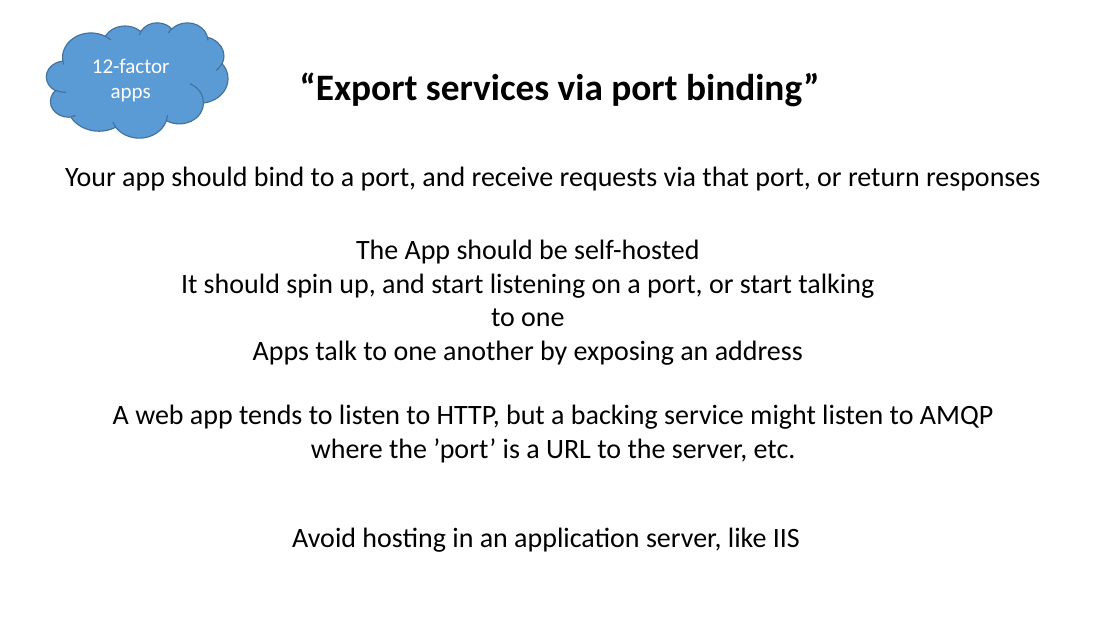
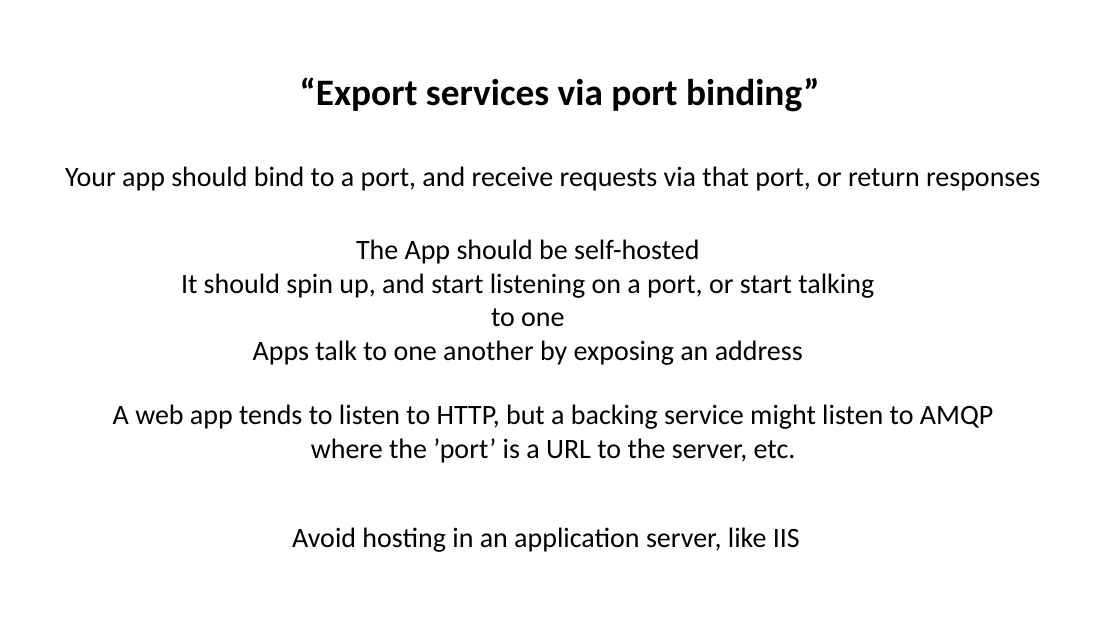
Before and after one commit to iancooper/Presentations, a slide deck: slide 22 of 12-factor apps in .NET (Short).pptx (slide 15 before the commit). Drawn at 1120x630 pixels with LibreOffice and Linux fonts; fonts in the diff are those of the drawing. Boxes give left, top, right and bottom in pixels: in the first picture for what was removed or moved away, otherwise in the second. Text is boxed around its words. In the diff, an @@ line names an element or a change of style, - is before the commit and + after.

```diff
--- a/12-factor apps in .NET (Short).pptx
+++ b/12-factor apps in .NET (Short).pptx
@@ cloud removed at [46,23,228,138] @@
-12-factor apps
@@ text "“Export services via port binding”": place and size @@
-text "“Export services via port binding”" at [300,72,820,107]
+text "“Export services via port binding”" at [300,77,820,112]
```
Also in this commit, not shown: 22 other slides changed, 19 slides added, 15 slides removed.
